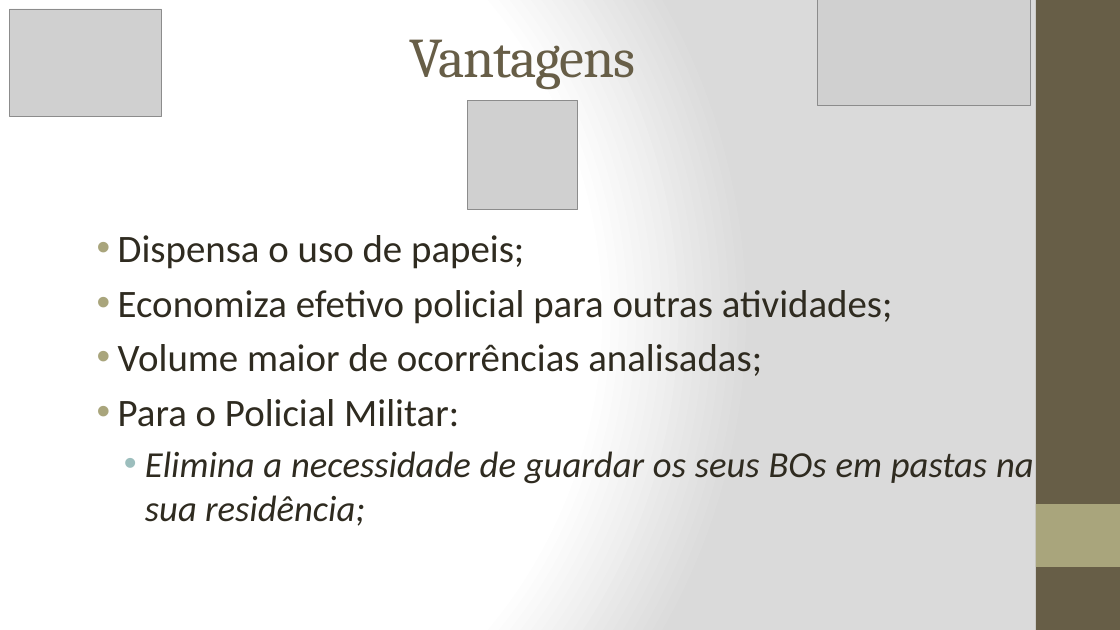
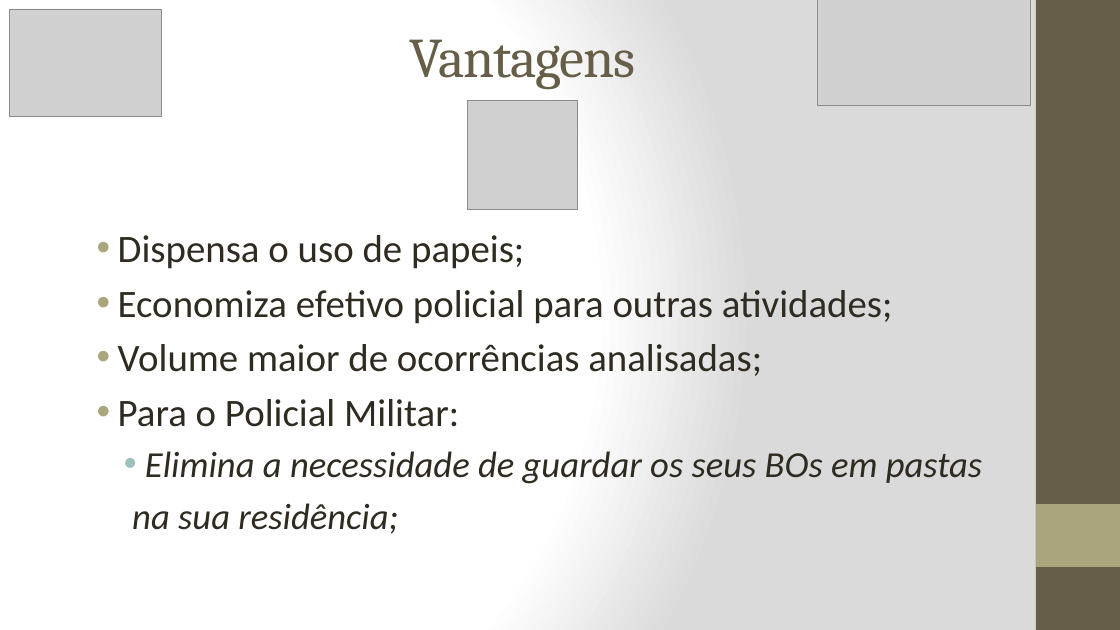
Before and after one commit to marlonscastro/estagiotcc, a slide deck: slide 13 of Apresentação_PPT.pptx. Drawn at 1120x630 pixels with LibreOffice and Linux fonts; fonts in the diff are those of the drawing; grey boxes stand for pictures. Boxes give left, top, right and bottom in pixels: in the first picture for what was removed or moved away, otherwise in the second. Text is boxed around its words. In the diff, an @@ line names an element or a change of style, - is before the commit and + after.

```diff
--- a/Apresentação_PPT.pptx
+++ b/Apresentação_PPT.pptx
@@ text at bbox=[132, 451, 982, 534]: text changed @@
-  • Elimina a necessidade de guardar os seus BOs em pastas na sua residência;
+  • Elimina a necessidade de guardar os seus BOs em pastas
+  na sua residência;
```
Also in this commit, not shown: 7 other slides changed.
